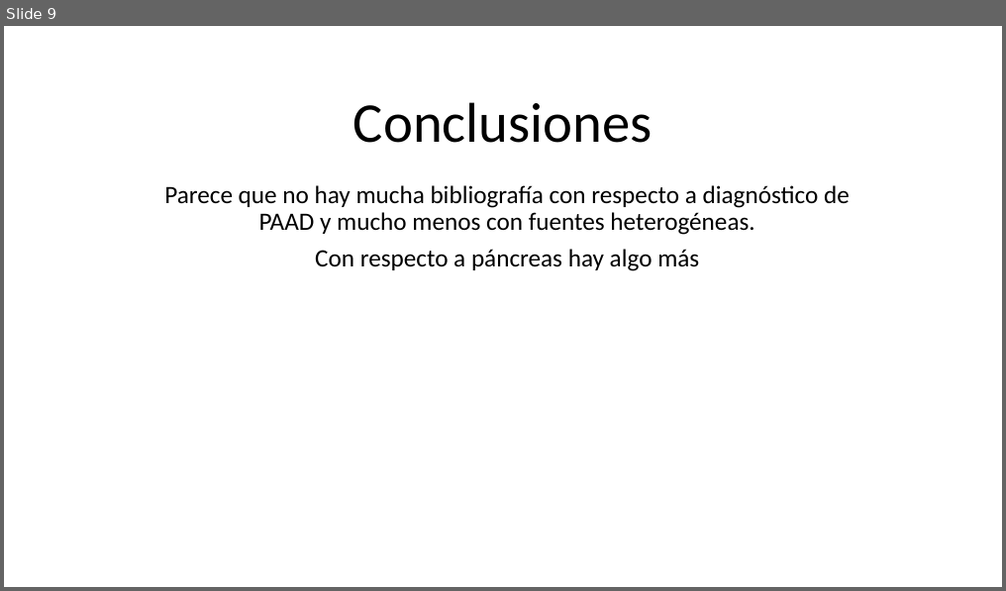
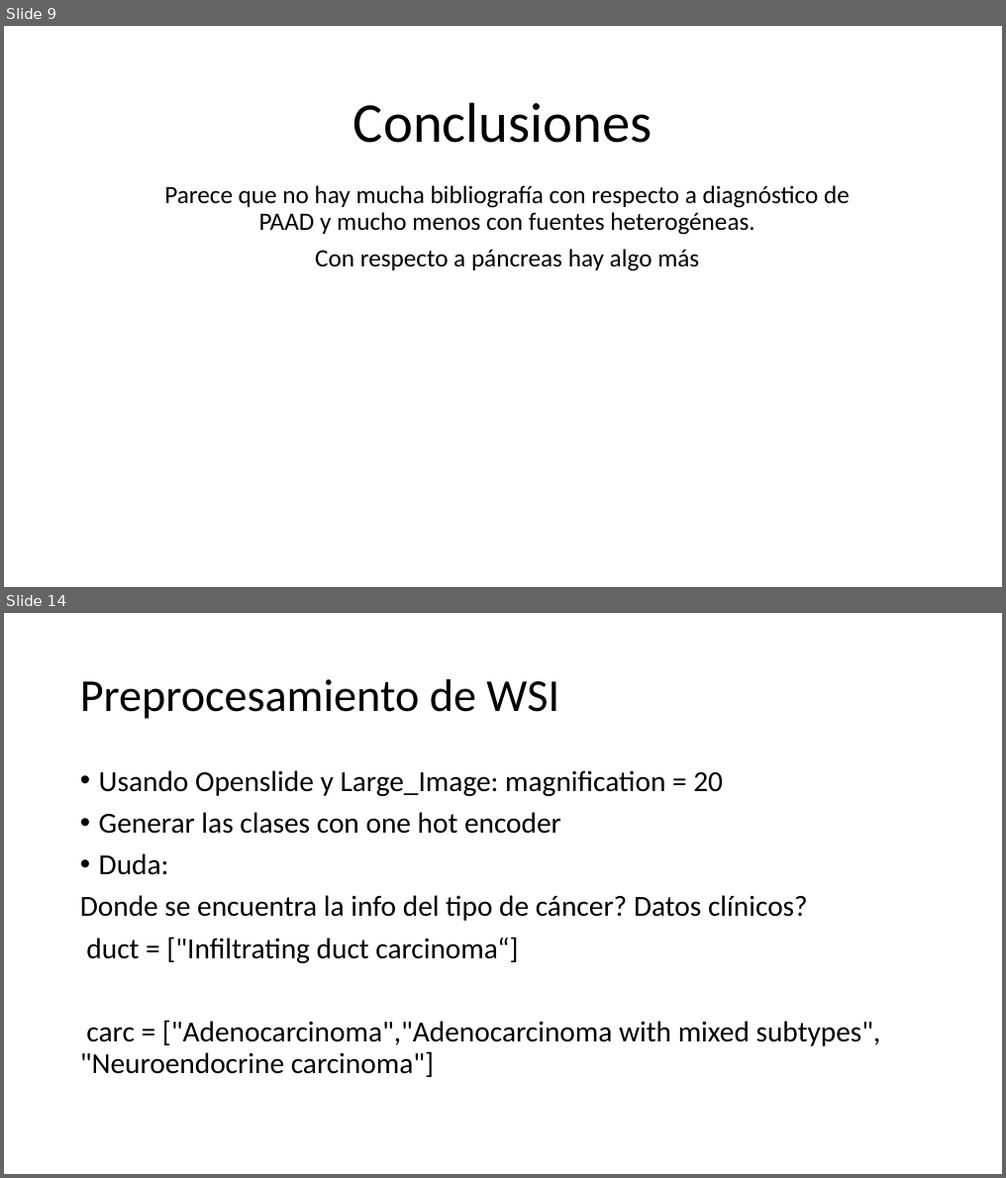
Before and after one commit to alejandroborj/heterogeneous-data, a slide deck: pregunta.pptx. Shown one above the other, each under a label of ours: slide 9 before the commit, slides 9 and 14 after it; the slides between them are not shown. The pictures are 1006x591 and 1006x1178 pixels, drawn with LibreOffice and Linux fonts; fonts in the diff are those of the drawing. Boxes give left, top, right and bottom in pixels: in the first picture for what was removed or moved away, otherwise in the second. Text is boxed around its words. In the diff, an @@ line names an element or a change of style, - is before the commit and + after.

```diff
--- a/pregunta.pptx
+++ b/pregunta.pptx
@@ slide 14 added at <box>4,613,1002,1174</box>, background #FFFFFF @@
@@ title added at <box>80,679,559,719</box>, 44 pt, text #000000 @@
+Preprocesamiento de WSI
@@ text added at <box>80,770,881,1077</box>, 28 pt, text #000000 @@
+• Usando Openslide y Large_Image: magnification = 20
+• Generar las clases con one hot encoder
+• Duda:
+Donde se encuentra la info del tipo de cáncer? Datos clínicos?
+duct = ["Infiltrating duct carcinoma“]
+carc = ["Adenocarcinoma","Adenocarcinoma with mixed subtypes", "Neuroendocrine carcinoma"]
```
Also in this commit, not shown: 4 other slides added, 1 slide removed, 7 other files.
